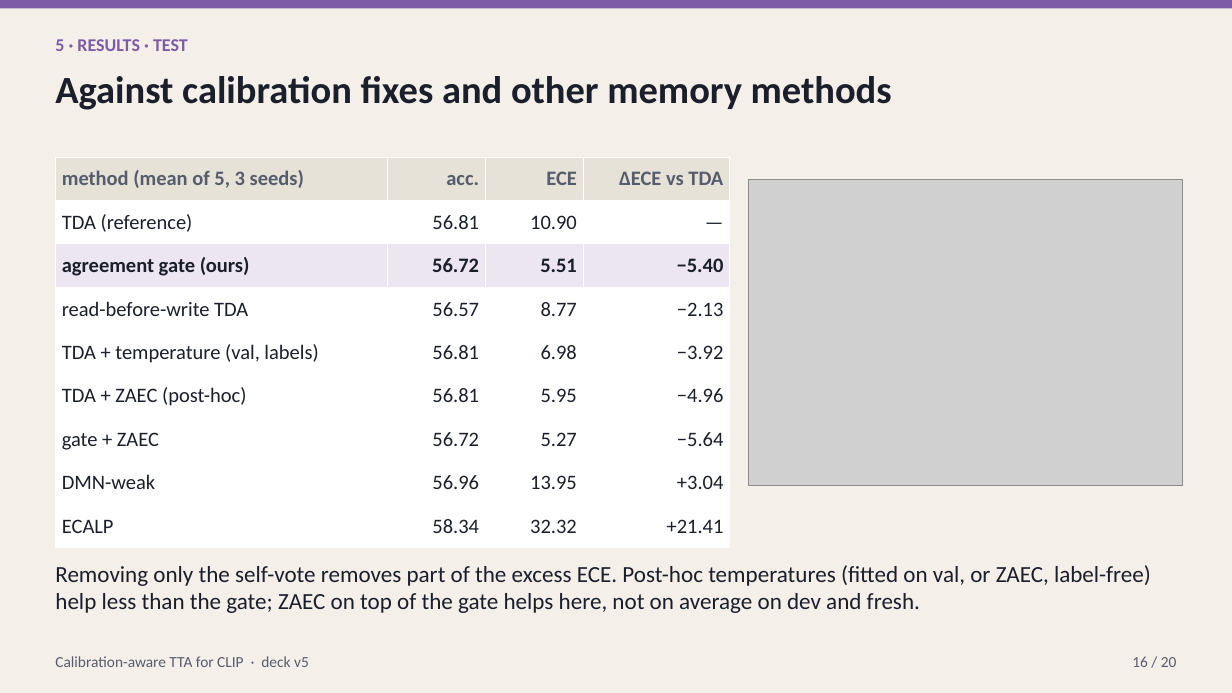
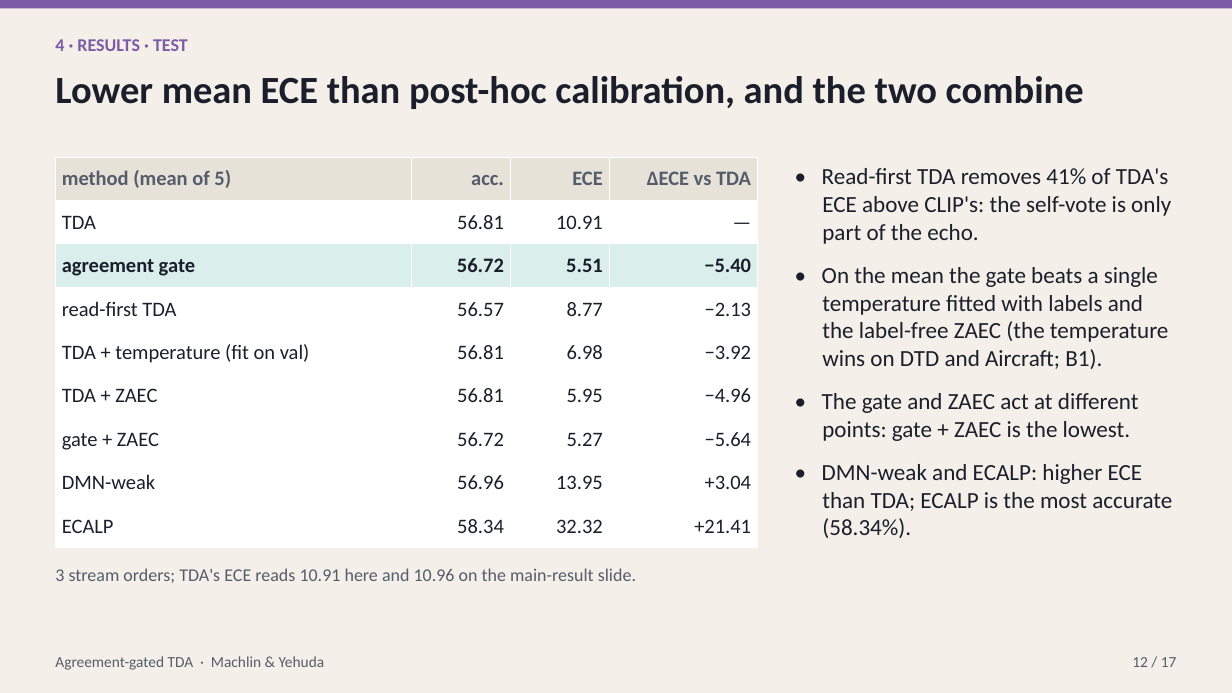
Before and after one commit to macwave12/deep_project_calibration_aware_tta, a slide deck: slide 12 of presentation/calibration_aware_tta.pptx (slide 16 before the commit). Drawn at 1232x693 pixels with LibreOffice and Linux fonts; fonts in the diff are those of the drawing; grey boxes stand for pictures. Boxes give left, top, right and bottom in pixels: in the first picture for what was removed or moved away, otherwise in the second. Text is boxed around its words. In the diff, an @@ line names an element or a change of style, - is before the commit and + after.

```diff
--- a/presentation/calibration_aware_tta.pptx
+++ b/presentation/calibration_aware_tta.pptx
@@ text at <box>55,39,188,51</box>: text changed @@
-5 · RESULTS · TEST
+4 · RESULTS · TEST
@@ text at <box>55,76,1084,109</box>: text changed @@
-Against calibration fixes and other memory methods
+Lower mean ECE than post-hoc calibration, and the two combine
@@ table at <box>55,157,758,548</box> @@
-row 1, column 1: method (mean of 5, 3 seeds)
+row 1, column 1: method (mean of 5)
-row 2, column 1: TDA (reference)
+row 2, column 1: TDA
-row 2, column 3: 10.90
+row 2, column 3: 10.91
-row 3, column 1: agreement gate (ours)
+row 3, column 1: agreement gate
-row 4, column 1: read-before-write TDA
+row 4, column 1: read-first TDA
-row 5, column 1: TDA + temperature (val, labels)
+row 5, column 1: TDA + temperature (fit on val)
-row 6, column 1: TDA + ZAEC (post-hoc)
+row 6, column 1: TDA + ZAEC
@@ fill #ECE6F3 to #DAEFEC in row 3 @@
@@ table: place and size @@
-table at <box>55,157,731,548</box>
+table at <box>55,157,758,548</box>
@@ picture removed at <box>749,179,1183,486</box> @@
@@ text added at <box>822,168,1172,538</box>, 18 pt, text #1A1F2B @@
+• Read-first TDA removes 41% of TDA's ECE above CLIP's: the self-vote is only part of the echo.
+• On the mean the gate beats a single temperature fitted with labels and the label-free ZAEC (the temperature wins on DTD and Aircraft; B1).
+• The gate and ZAEC act at different points: gate + ZAEC is the lowest.
+• DMN-weak and ECALP: higher ECE than TDA; ECALP is the most accurate (58.34%).
@@ text at <box>55,568,636,583</box>: text changed; size 18 to 14 pt; text colour #1A1F2B to #555C6B @@
-Removing only the self-vote removes part of the excess ECE. Post-hoc temperatures (fitted on val, or ZAEC, label-free) help less than the gate; ZAEC on top of the gate helps here, not on average on dev and fresh.
+3 stream orders; TDA's ECE reads 10.91 here and 10.96 on the main-result slide.
@@ text at <box>55,656,325,670</box>: text changed @@
-Calibration-aware TTA for CLIP · deck v5
+Agreement-gated TDA · Machlin & Yehuda
@@ text at <box>1132,657,1177,667</box>: text changed @@
-16 / 20
+12 / 17
```
Also in this commit, not shown: 14 other slides changed, 5 slides added, 14 slides removed, 50 other files.
